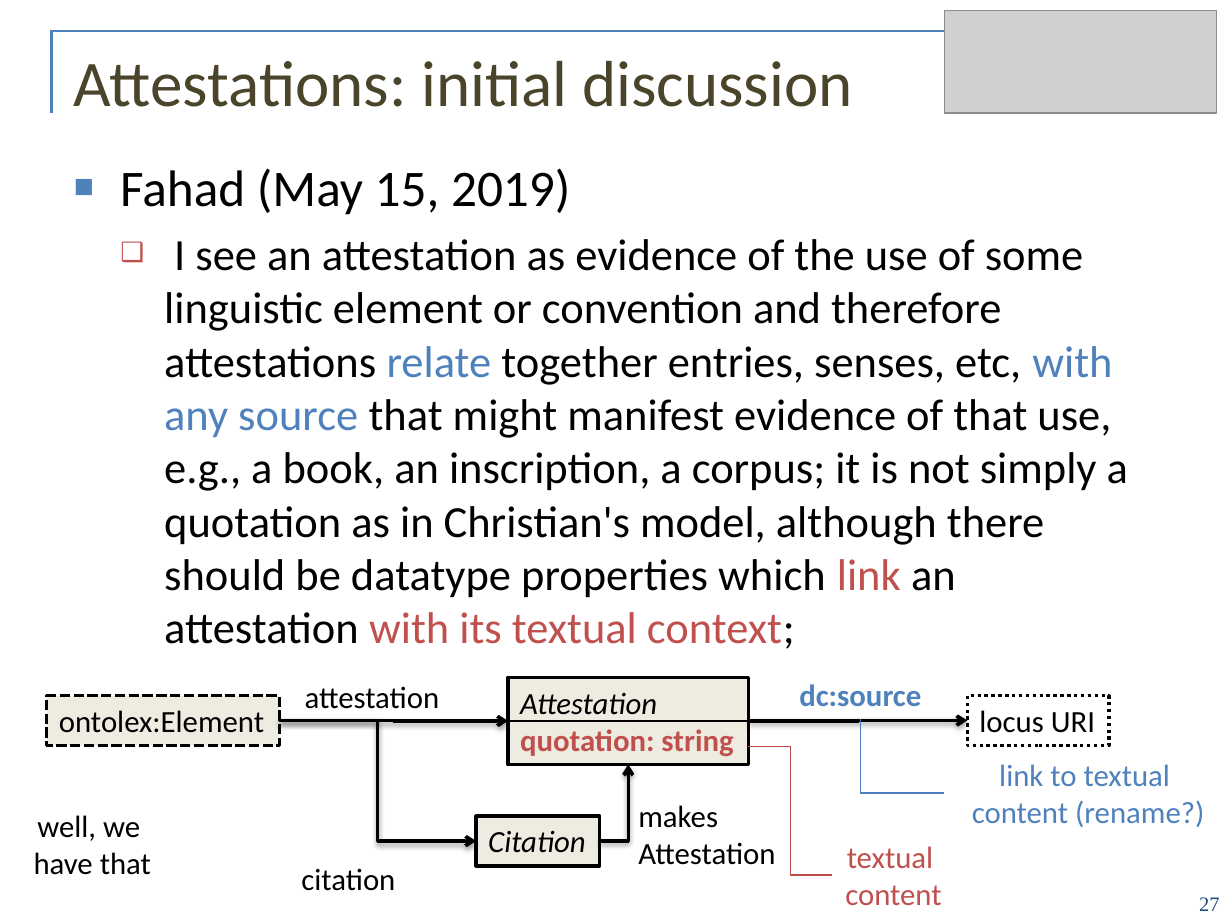
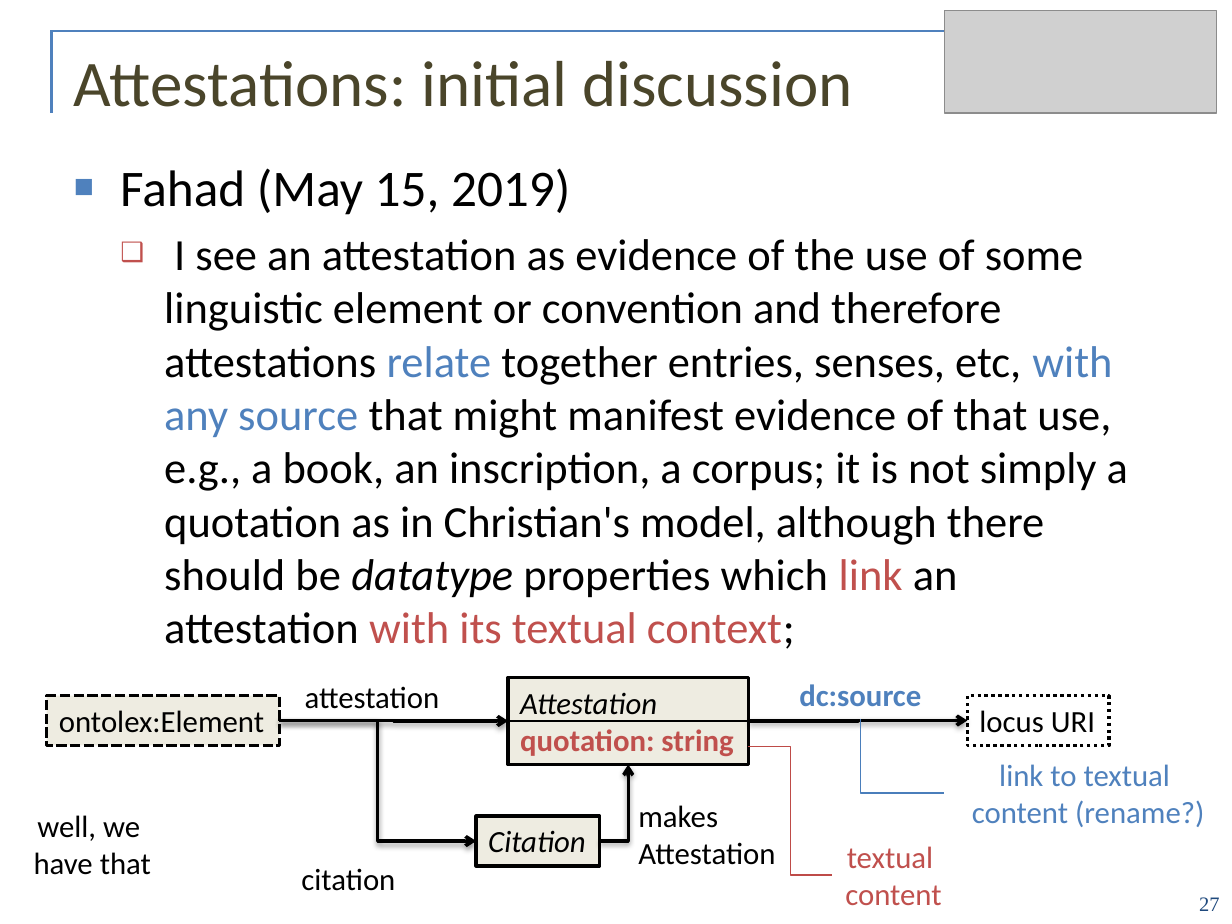
Before and after one commit to ontolex/frequency-attestation-corpus-information, a slide deck: slide 27 of doc/ontolex-f2f-leipzig-may2019.pptx. Drawn at 1232x924 pixels with LibreOffice and Linux fonts; fonts in the diff are those of the drawing; grey boxes stand for pictures; background and template pictures are left out. Boxes give left, top, right and bottom in pixels: in the first picture for what was removed or moved away, otherwise in the second. Text is boxed around its words. In the diff, an @@ line names an element or a change of style, - is before the commit and + after.

```diff
--- a/doc/ontolex-f2f-leipzig-may2019.pptx
+++ b/doc/ontolex-f2f-leipzig-may2019.pptx
@@ text at box(164, 239, 1128, 649): italic on in "datatype" @@
```
Also in this commit, not shown: 6 other slides changed.
